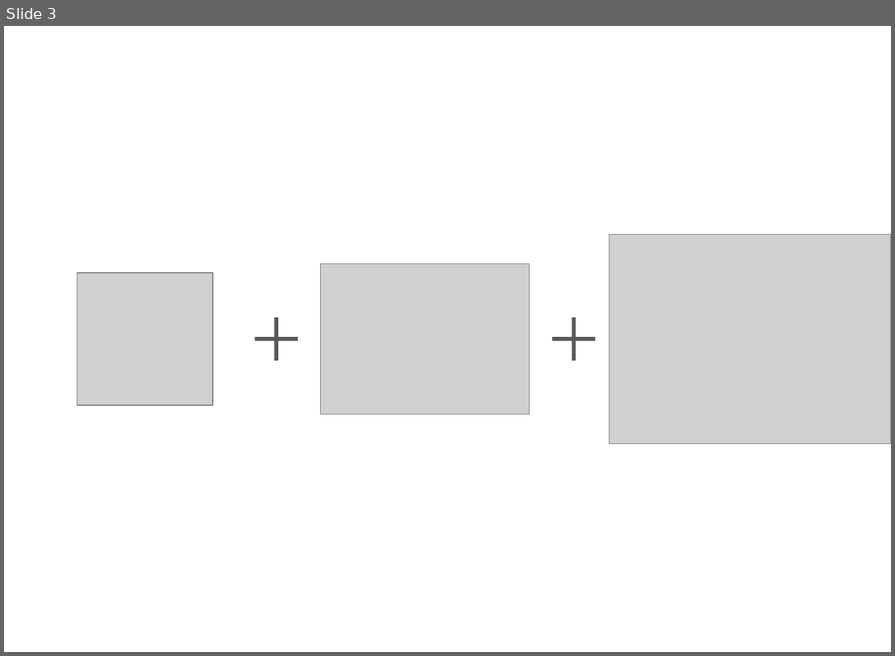
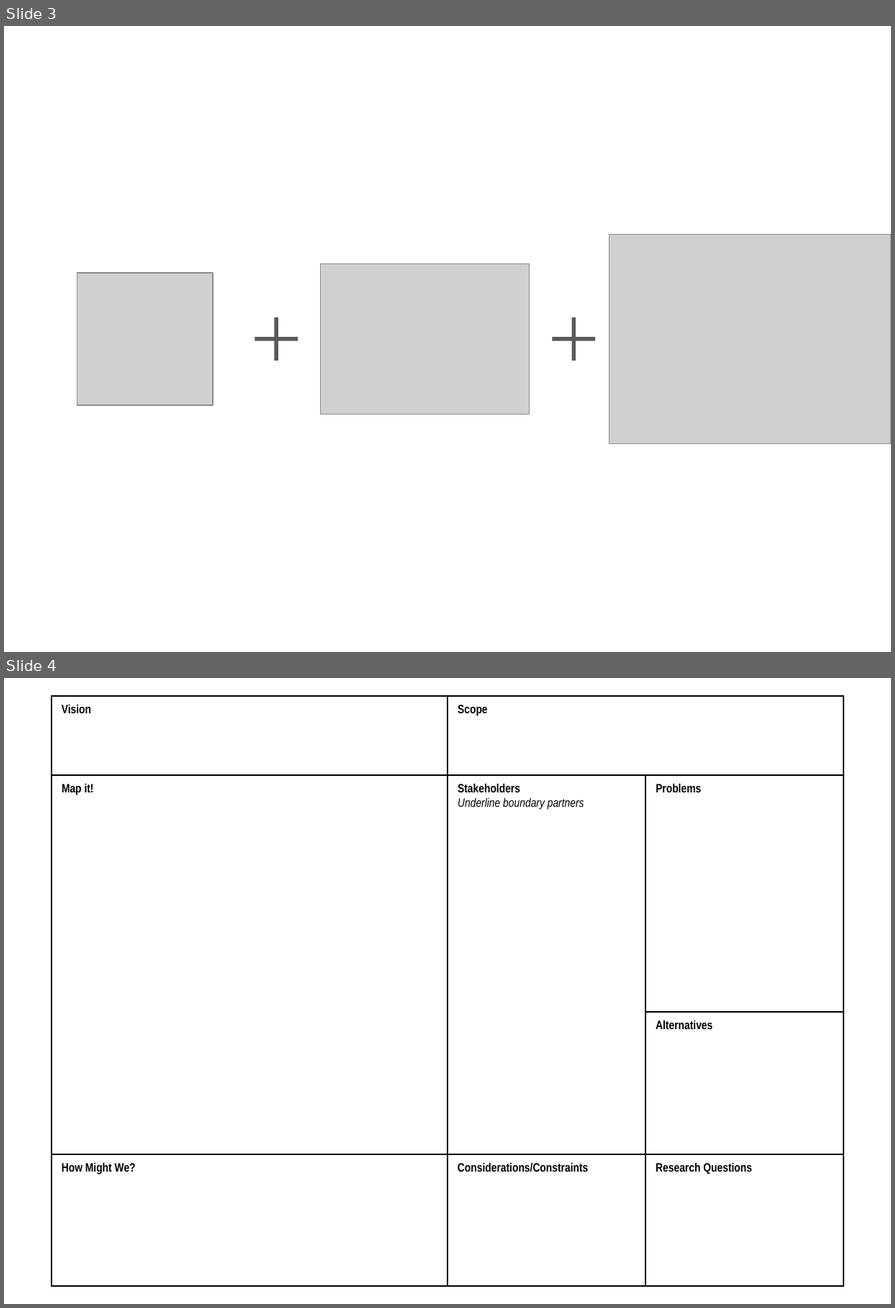
Before and after one commit to eriktuck/ei-dev, a slide deck: assets.pptx. Shown one above the other, each under a label of ours: slide 3 before the commit, slides 3 and 4 after it. The pictures are 895x656 and 895x1308 pixels, drawn with LibreOffice and Linux fonts; fonts in the diff are those of the drawing; grey boxes stand for pictures. Boxes give left, top, right and bottom in pixels: in the first picture for what was removed or moved away, otherwise in the second. Text is boxed around its words. In the diff, an @@ line names an element or a change of style, - is before the commit and + after.

```diff
--- a/assets.pptx
+++ b/assets.pptx
@@ slide 4 added at (4, 678, 891, 1304), background #FFFFFF @@
@@ rectangle added at (51, 696, 843, 1286), outline #000000 1 pt @@
@@ rectangle added at (51, 696, 448, 775), outline #000000 1 pt @@
@@ rectangle added at (448, 696, 844, 775), outline #000000 1 pt @@
@@ text added at (62, 704, 91, 713), 8.4 pt, text #000000, bold @@
+Vision
@@ text added at (458, 705, 488, 716), 8.4 pt, text #000000, bold @@
+Scope
@@ rectangle added at (51, 775, 448, 1154), outline #000000 1 pt @@
@@ text added at (62, 783, 94, 795), 8.4 pt, text #000000, bold @@
+Map it!
@@ rectangle added at (448, 775, 646, 1154), outline #000000 1 pt @@
@@ text added at (458, 783, 584, 810), 8.4 pt, text #000000, italic @@
+Stakeholders
+Underline boundary partners
@@ rectangle added at (646, 775, 843, 1012), outline #000000 1 pt @@
@@ text added at (656, 783, 701, 792), 8.4 pt, text #000000, bold @@
+Problems
@@ rectangle added at (646, 1012, 844, 1154), outline #000000 1 pt @@
@@ text added at (656, 1020, 712, 1029), 8.4 pt, text #000000, bold @@
+Alternatives
@@ rectangle added at (51, 1155, 448, 1286), outline #000000 1 pt @@
@@ text added at (62, 1163, 136, 1175), 8.4 pt, text #000000, bold @@
+How Might We?
@@ rectangle added at (448, 1155, 646, 1286), outline #000000 1 pt @@
@@ text added at (458, 1163, 588, 1173), 8.4 pt, text #000000, bold @@
+Considerations/Constraints
@@ rectangle added at (646, 1155, 844, 1286), outline #000000 1 pt @@
@@ text added at (656, 1163, 752, 1175), 8.4 pt, text #000000, bold @@
+Research Questions
```
Also in this commit, not shown: 2 other slides added, 2 other files.
